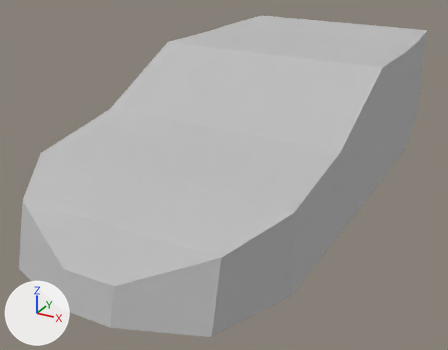
Two versions of the OBJ model models/cars/corvette_hull.obj, one commit apart.
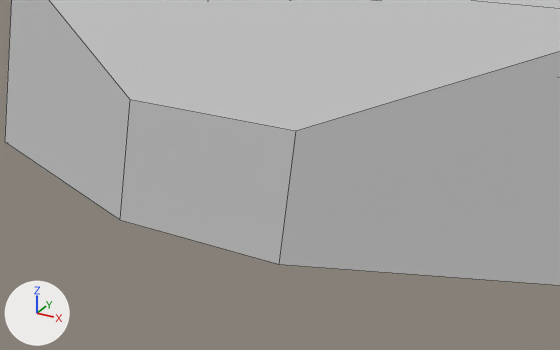
There are two pictures of each version: one whole from a camera (50 mm lens) standing at (7.68, -15.72, 7.37) and looking at (-0.37, -1.08, 0.06), one close up from a camera (50 mm lens) standing at (2.83, -11.68, 2.05) and looking at (0.43, -7.32, -0.13). The lights are fixed; the arrows at lower left show +X, +Y and +Z. The close-ups show mesh edges as thin lines. Where no turn or scale is listed for an object, it has been applied to the vertices.

The first close-up shows 'Mesh.002_Mesh.001_Cube_Cube.001'.
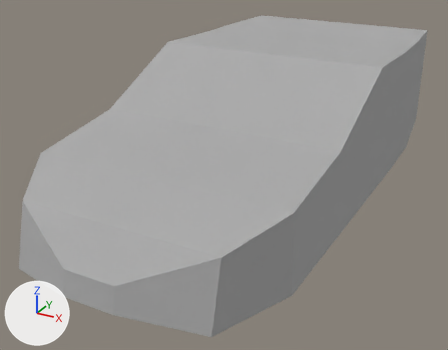
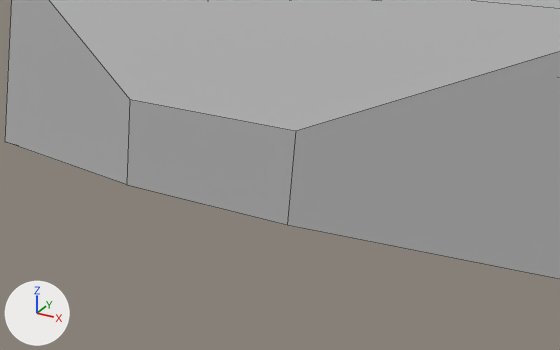
The newer file is also turned or shifted as a whole; pictures and numbers use the older file's frame.

Where the change shows, as pixel boxes (x1, y1, x2, y2) in the close-ups (560 x 350 px):
'Mesh.002_Mesh.001_Cube_Cube.001', recoloured, reshaped: before (5, 0, 560, 285); after (5, 0, 560, 279)

What the commit changed:
Material 'None' (mat_none) changes colour from grey #bebebe to grey #acacac; in linear values from (0.512, 0.512, 0.512) to (0.41, 0.41, 0.41).
me_mesh_002_mesh_001_cube_cube_001 has 32 vertices, 30 faces and spans x -3.5..3.5, y -7.8..7.3, z -0.5..3.3.
me_mesh_002_mesh_001_cube_cube_001 is used by ob_mesh_002_mesh_001_cube_cube_001; location (0.0, 0.0, 0.0).
Part 1, on me_mesh_002_mesh_001_cube_cube_001:
Vertex 2 of me_mesh_002_mesh_001_cube_cube_001 moves from (-0.7, -7.8, -0.5) at pixel (119, 219) to (-0.7, -7.7, -0.3) at pixel (126, 184).
Vertex 5 of me_mesh_002_mesh_001_cube_cube_001 moves from (0.7, -7.8, -0.5) at pixel (278, 264) to (0.7, -7.7, -0.3) at pixel (287, 224).
